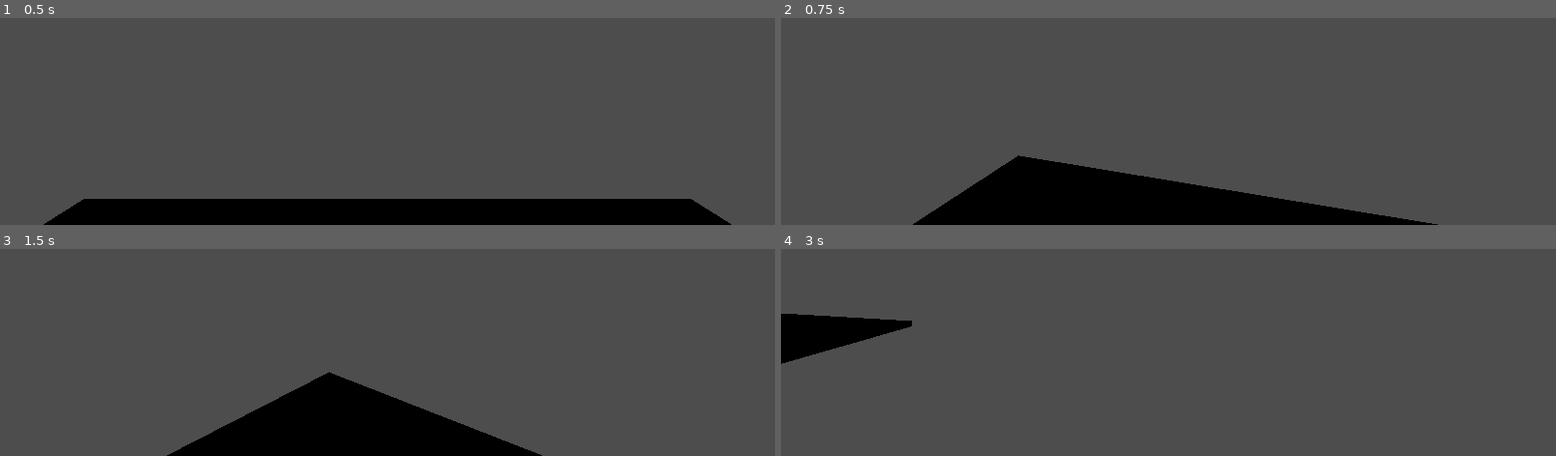
Above: before the commit, frames 1-4 (two rows, left to right).
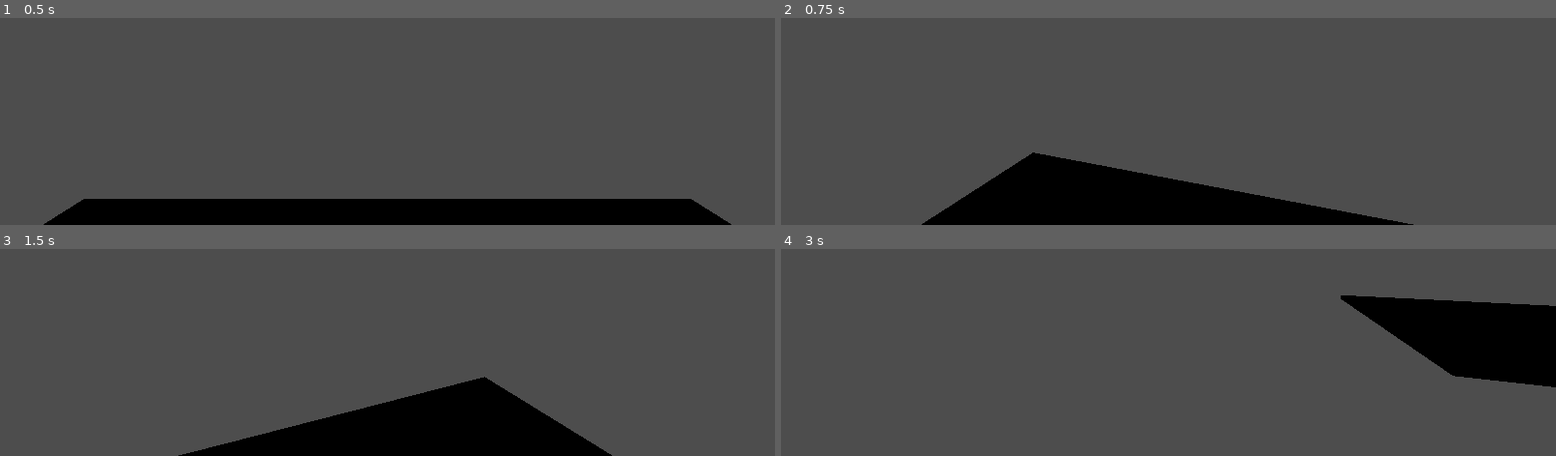
Above: after the commit, the same moments.

Repository: egreenfield323/CS315-walking-sim
Game: Godot game, scene res://scenes/walking_sim.tscn
The game is run twice, just before and just after one commit, with the same random seed, the same clock (stepped at 60 frames per second) and the same inputs. The project has no main scene, so this scene is started directly.
Inputs (mouse positions are in pixels of both pictures, inside the frame that each line leads up to):
- Up to frame 1 (0.5 s): no input
- Up to frame 2 (0.75 s): tap Enter at 0.5 s; move the mouse to (outside the picture) at 0.52 s; tap E (E) at 0.6 s
- Up to frame 3 (1.5 s): tap Space at 1.25 s; move the mouse to (232, 261) at 1.27 s; tap E (E) at 1.35 s
- Up to frame 4 (3 s): tap Enter at 2 s; move the mouse to (outside the picture) at 2.02 s; hold S (S) 2.03-2.78 s; tap E (E) at 2.3 s; move the mouse to (1129, 325) at 2.77 s; tap W (W) at 2.85 s

Frame 1 is identical in both runs. In frame 2, 1.0% of the frame differs, in the area x 17-85%, y 64-100%; in frame 3, 7.6%; in frame 4, 10%, in the area x 0-100%, y 22-67%.

Commit message:
Update player.gd

Diff:
--- a/cs315-walking-sim/scripts/player.gd
+++ b/cs315-walking-sim/scripts/player.gd
@@ -1,10 +1,10 @@
 extends CharacterBody3D
 
 @export var speed = 10
-var mouse_sensitivity = 0.03
+var mouse_sensitivity = .005
 
 func _physics_process(delta: float) -> void:
-	velocity = Vector3.ZERO
+	velocity = Vector3(0, 0, 0)
 
 	if Input.is_action_pressed("W"):
 		velocity = get_global_transform().basis.z * -speed
